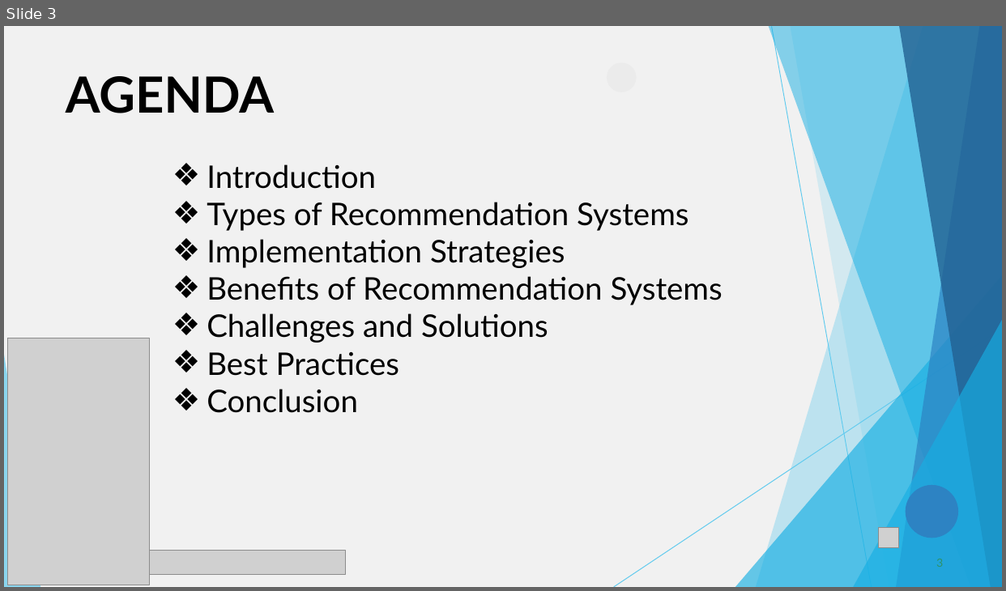
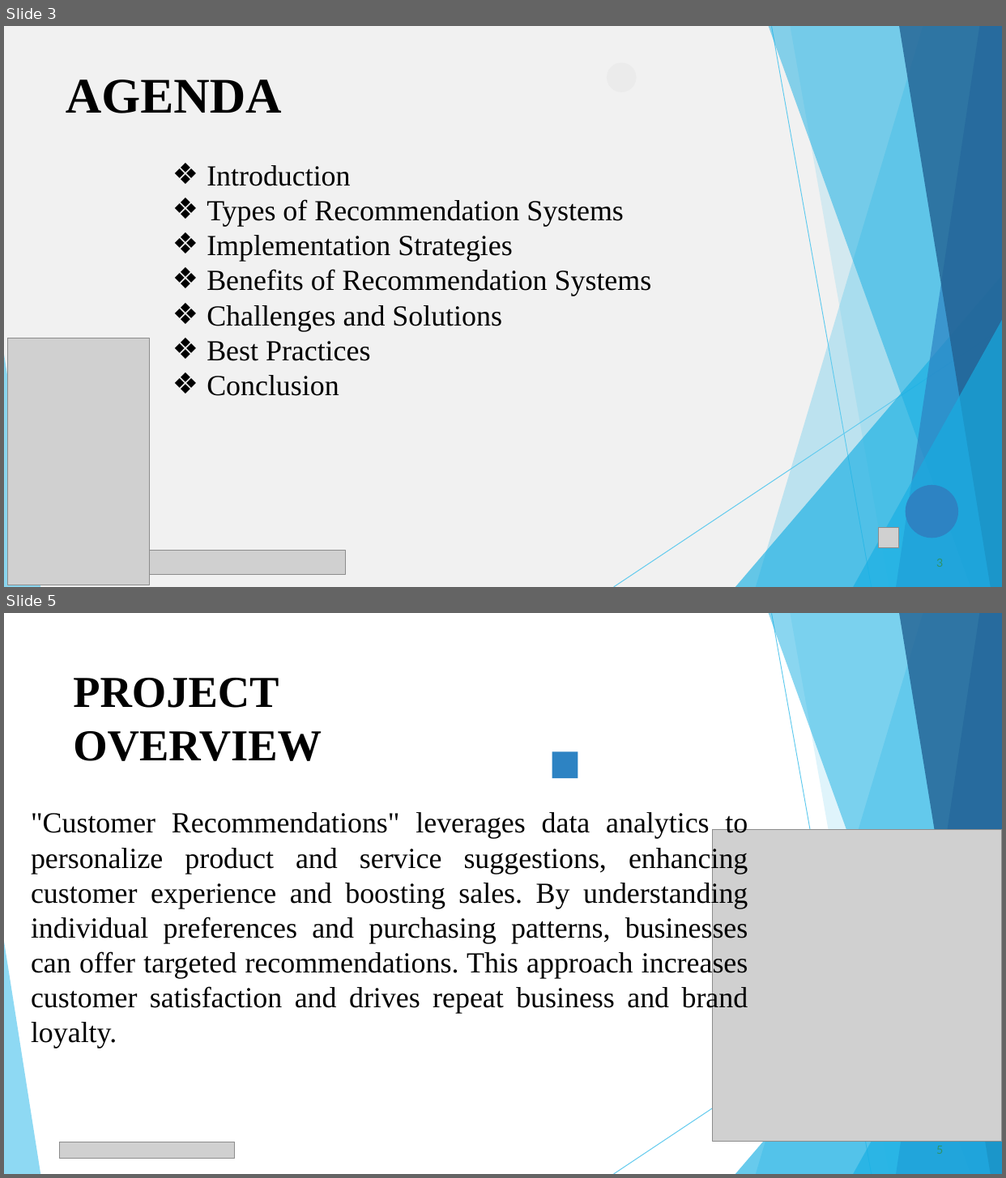
Before and after one commit to Venotha-2004/Naanmuthalvan, a slide deck: CUSTOMER_RECOMMENDATIONS.pptx. Shown one above the other, each under a label of ours: slide 3 before the commit, slides 3 and 5 after it; the slides between them are not shown. The pictures are 1006x591 and 1006x1178 pixels, drawn with LibreOffice and Linux fonts; fonts in the diff are those of the drawing; grey boxes stand for pictures. Boxes give left, top, right and bottom in pixels: in the first picture for what was removed or moved away, otherwise in the second. Text is boxed around its words. In the diff, an @@ line names an element or a change of style, - is before the commit and + after.

```diff
--- a/CUSTOMER_RECOMMENDATIONS.pptx
+++ b/CUSTOMER_RECOMMENDATIONS.pptx
@@ slide 5 added at [4, 613, 1002, 1174], background #FFFFFF @@
@@ freeform shape added at [756, 613, 1002, 1174], fill #5FCAEE at 36% opacity @@
@@ freeform shape added at [769, 613, 1002, 1174], fill #17AFE3 at 50% opacity @@
@@ freeform shape added at [772, 614, 872, 1174], outline #5FCAEE 0.75 pt @@
@@ freeform shape added at [790, 613, 1002, 1174], fill #5FCAEE at 20% opacity @@
@@ freeform shape added at [897, 613, 1002, 1174], fill #2D83C3 at 70% opacity @@
@@ freeform shape added at [899, 613, 1002, 1174], fill #226192 at 80% opacity @@
@@ title added at [73, 678, 322, 761], 42.5 pt, text #000000, bold @@
+PROJECT OVERVIEW
@@ freeform shape added at [552, 752, 577, 777], fill #2D83C3 @@
@@ text added at [31, 811, 748, 1049], 28 pt, text #000000 @@
+"Customer Recommendations" leverages data analytics to personalize product and service suggestions, enhancing customer experience and boosting sales. By understanding individual preferences and purchasing patterns, businesses can offer targeted recommendations. This approach increases customer satisfaction and drives repeat business and brand loyalty.
@@ picture added at [713, 830, 1002, 1142] @@
@@ freeform shape added at [735, 862, 1002, 1174], fill #17AFE3 at 65% opacity @@
@@ freeform shape added at [614, 915, 1002, 1174], outline #5FCAEE 0.75 pt @@
@@ freeform shape added at [853, 907, 1002, 1174], fill #17AFE3 at 65% opacity @@
@@ freeform shape added at [4, 942, 40, 1174], fill #5FCAEE at 70% opacity @@
@@ picture added at [59, 1142, 235, 1159] @@
@@ page number added at [936, 1146, 943, 1154], 11 pt, text #2D936B @@
+5
@@ slide 3 changed as well @@
@@ title "AGENDA" at [66, 79, 282, 113]: font Lato to Times New Roman @@
@@ text "Introduction" at [206, 165, 652, 396]: size 30 to 28 pt, font Lato to Times New Roman @@
```
Also in this commit, not shown: 7 other slides changed, 1 other slide added, 2 slides removed.
